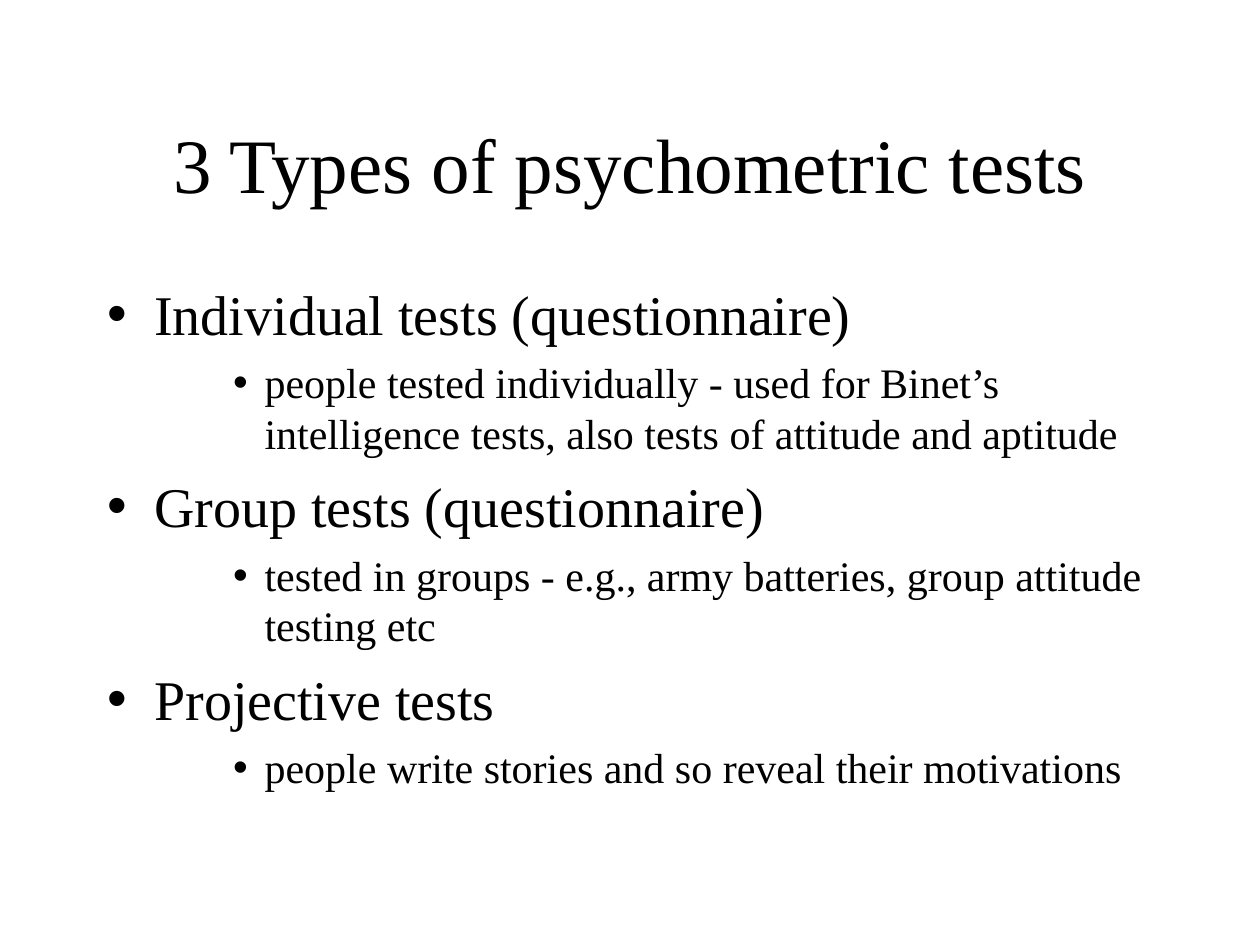
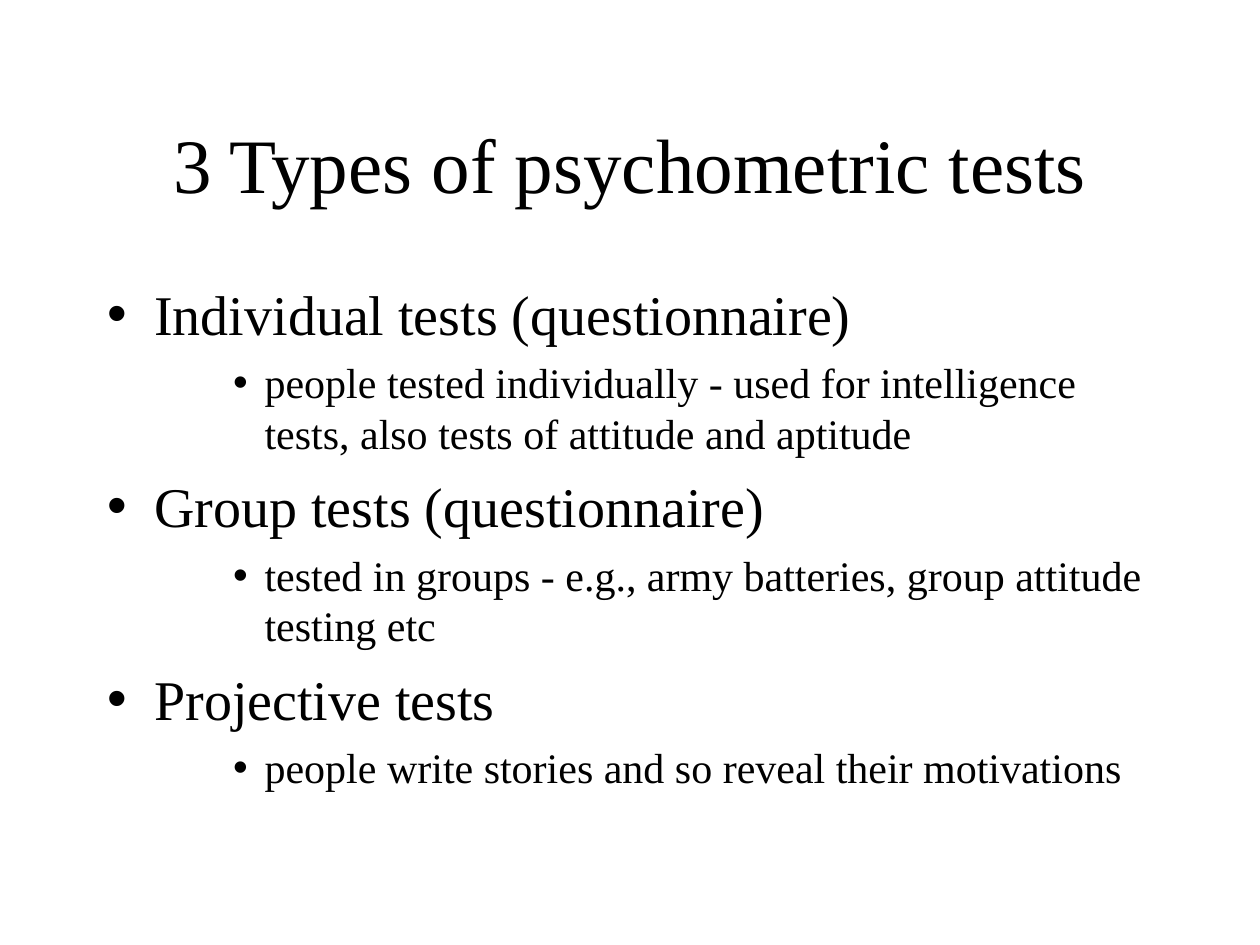
Before and after one commit to ajwills72/critical-thinking, a slide deck: slide 13 of src/measurement.odp (slide 14 before the commit). Drawn at 1260x945 pixels with LibreOffice and Linux fonts; fonts in the diff are those of the drawing. Boxes give left, top, right and bottom in pixels: in the first picture for what was removed or moved away, otherwise in the second. Text is boxed around its words. In the diff, an @@ line names an element or a change of style, - is before the commit and + after.

```diff
--- a/src/measurement.odp
+++ b/src/measurement.odp
@@ text at box(265, 368, 1076, 458): text changed @@
-    • people tested individually - used for Binet’s intelligence tests, also tests of attitude and aptitude
+    • people tested individually - used for intelligence tests, also tests of attitude and aptitude
```
Also in this commit, not shown: 7 other slides changed, 4 slides removed, 1 other file.
